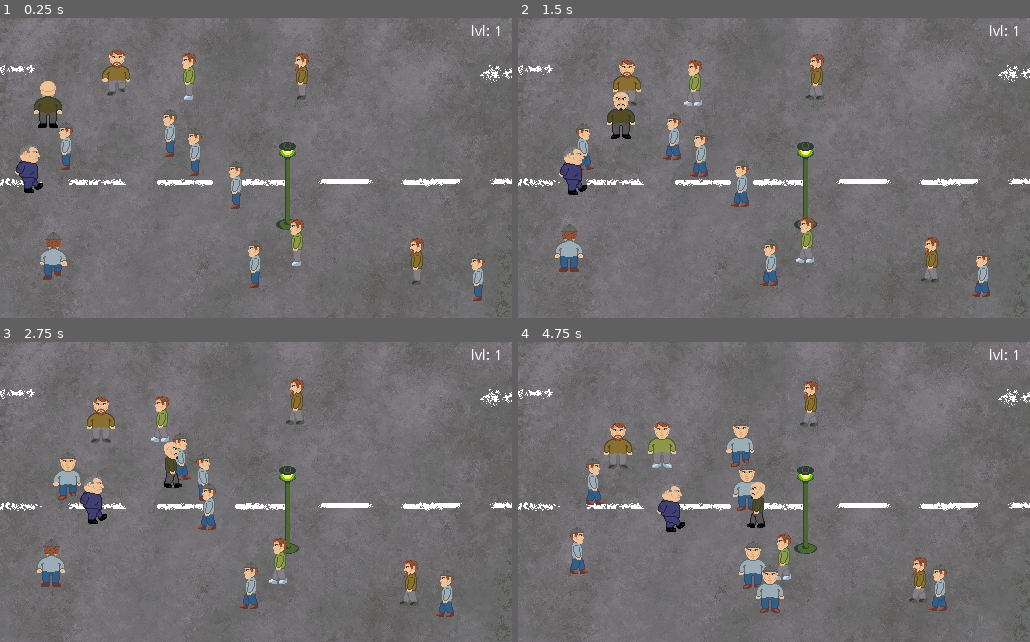
Above: before the commit, frames 1-4 (two rows, left to right).
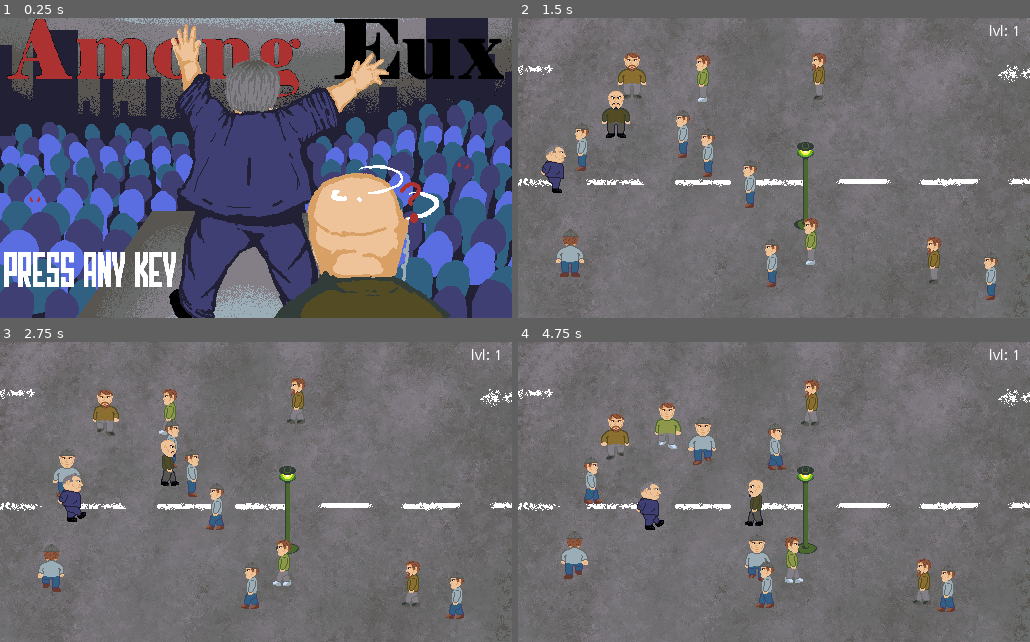
Above: after the commit, the same moments.

Repository: leovilok/among-eux
Game: Godot game, scene res://StartScreen.tscn
The game is run twice, just before and just after one commit, with the same random seed, the same clock (stepped at 60 frames per second) and the same inputs. Before the commit the project starts from res://Levels.tscn.
Inputs (mouse positions are in pixels of both pictures, inside the frame that each line leads up to):
- Up to frame 1 (0.25 s): no input
- Up to frame 2 (1.5 s): move the mouse to (886, 153) at 0.52 s; click (886, 153) at 0.67 s; move the mouse to (671, 183) at 1.27 s; click (671, 183) at 1.42 s
- Up to frame 3 (2.75 s): move the mouse to (307, 426) at 2.02 s; click (307, 426) at 2.17 s
- Up to frame 4 (4.75 s): move the mouse to (748, 552) at 2.77 s; click (748, 552) at 2.92 s; move the mouse to (927, 537) at 3.52 s; click (927, 537) at 3.67 s; move the mouse to (620, 447) at 4.27 s; click (620, 447) at 4.42 s

The runs differ from the first frame. In frame 1, 90% of the frame differs, in the area x 0-100%, y 0-100%; in frame 2, 6.0%; in frame 3, 5.7%; in frame 4, 7.3%.

Commit message:
écrans début + fin

Diff:
--- /dev/null
+++ b/GameOverScreen.gd
@@ -0,0 +1,15 @@
+extends Node2D
+
+
+# Declare member variables here. Examples:
+# var a = 2
+# var b = "text"
+
+#
+## Called when the node enters the scene tree for the first time.
+#func _ready():
+#	pass # Replace with function body.
+
+func _unhandled_input(event):
+	if event is InputEventMouseButton:
+		get_tree().change_scene("res://StartScreen.tscn")
--- a/GameOverScreen.tscn
+++ b/GameOverScreen.tscn
@@ -1,12 +1,11 @@
-[gd_scene format=2]
+[gd_scene load_steps=3 format=2]
+
+[ext_resource path="res://graphics/gameover.png" type="Texture" id=1]
+[ext_resource path="res://GameOverScreen.gd" type="Script" id=2]
 
 [node name="GameOverScreen" type="Node2D"]
+script = ExtResource( 2 )
 
-[node name="Label" type="Label" parent="."]
-margin_left = 216.0
-margin_top = 123.0
-margin_right = 314.0
-margin_bottom = 159.0
-text = "Game Over"
-align = 1
-valign = 1
+[node name="Gameover" type="Sprite" parent="."]
+position = Vector2( 256, 150 )
+texture = ExtResource( 1 )
--- a/Guard.gd
+++ b/Guard.gd
@@ -41,6 +41,10 @@
 			$Sprite.animation = "left"
 		elif direction == 3:
 			$Sprite.animation = "up"
+
+		if dash_state >= 0:
+			$Sprite.animation = "dash_" + $Sprite.animation
+
 		$Sprite.playing = true
 	else:
 		$Sprite.playing = false
@@ -50,5 +54,6 @@
 		dash_state -= delta
 		if dash_state <= 0:
 			$Dash.scale.x = (dash_timeout+dash_state)/dash_timeout * 0.01
+
 	else:
 		$Dash.visible = false
--- a/Level.tscn
+++ b/Level.tscn
@@ -8,6 +8,7 @@
 [ext_resource path="res://graphics/president_sheet.png" type="Texture" id=6]
 [ext_resource path="res://graphics/route.png" type="Texture" id=7]
 [ext_resource path="res://graphics/route2.png" type="Texture" id=8]
+[ext_resource path="res://graphics/guard_dash.png" type="Texture" id=9]
 
 [sub_resource type="SpriteFrames" id=50]
 animations = [ {
@@ -152,6 +153,26 @@
 "speed": 5.0
 } ]
 
+[sub_resource type="AtlasTexture" id=51]
+flags = 4
+atlas = ExtResource( 9 )
+region = Rect2( 0, 0, 60, 60 )
+
+[sub_resource type="AtlasTexture" id=52]
+flags = 4
+atlas = ExtResource( 9 )
+region = Rect2( 0, 120, 60, 60 )
+
+[sub_resource type="AtlasTexture" id=53]
+flags = 4
+atlas = ExtResource( 9 )
+region = Rect2( 0, 60, 60, 60 )
+
+[sub_resource type="AtlasTexture" id=54]
+flags = 4
+atlas = ExtResource( 9 )
+region = Rect2( 0, 180, 60, 60 )
+
 [sub_resource type="AtlasTexture" id=25]
 flags = 4
 atlas = ExtResource( 5 )
@@ -254,6 +275,26 @@
 
 [sub_resource type="SpriteFrames" id=45]
 animations = [ {
+"frames": [ SubResource( 51 ) ],
+"loop": true,
+"name": "dash_down",
+"speed": 5.0
+}, {
+"frames": [ SubResource( 52 ) ],
+"loop": true,
+"name": "dash_left",
+"speed": 5.0
+}, {
+"frames": [ SubResource( 53 ) ],
+"loop": true,
+"name": "dash_right",
+"speed": 5.0
+}, {
+"frames": [ SubResource( 54 ) ],
+"loop": true,
+"name": "dash_up",
+"speed": 5.0
+}, {
 "frames": [ SubResource( 25 ), SubResource( 26 ), SubResource( 27 ), SubResource( 28 ) ],
 "loop": true,
 "name": "down",
@@ -326,12 +367,8 @@
 
 [node name="Sprite" type="AnimatedSprite" parent="YSort/President"]
 frames = SubResource( 24 )
-animation = "up"
-frame = 2
+animation = "dash_down"
 playing = true
-__meta__ = {
-"_edit_lock_": true
-}
 
 [node name="Guard" type="KinematicBody2D" parent="YSort"]
 position = Vector2( 48, 90 )
@@ -342,8 +379,7 @@
 
 [node name="Sprite" type="AnimatedSprite" parent="YSort/Guard"]
 frames = SubResource( 45 )
-animation = "up"
-frame = 2
+animation = "right"
 
 [node name="CollisionShape2D" type="CollisionShape2D" parent="YSort/Guard"]
 position = Vector2( 0, 12 )
--- /dev/null
+++ b/StartScreen.gd
@@ -0,0 +1,16 @@
+extends Node2D
+
+
+# Declare member variables here. Examples:
+# var a = 2
+# var b = "text"
+
+
+## Called when the node enters the scene tree for the first time.
+#func _ready():
+#	pass # Replace with function body.
+#
+
+func _unhandled_input(event):
+	if event is InputEventMouseButton:
+		get_tree().change_scene("res://Levels.tscn")
--- /dev/null
+++ b/StartScreen.tscn
@@ -0,0 +1,11 @@
+[gd_scene load_steps=3 format=2]
+
+[ext_resource path="res://graphics/start.png" type="Texture" id=1]
+[ext_resource path="res://StartScreen.gd" type="Script" id=2]
+
+[node name="StartScreen" type="Node2D"]
+script = ExtResource( 2 )
+
+[node name="Start" type="Sprite" parent="."]
+texture = ExtResource( 1 )
+centered = false
--- a/project.godot
+++ b/project.godot
@@ -21,7 +21,7 @@
 [application]
 
 config/name="President"
-run/main_scene="res://Levels.tscn"
+run/main_scene="res://StartScreen.tscn"
 config/icon="res://icon.png"
 
 [display]
Not shown: 1 places in Level.tscn that only renumber resources
Binary file added: artsrc/game overcouteau 2.aseprite
Binary file added: artsrc/starttotal.aseprite
Binary file added: graphics/gameover.png
Not shown, added: graphics/gameover.png.import
Not shown, added: graphics/guard_dash.png.import
Binary file added: graphics/start.png
Not shown, added: graphics/start.png.import
